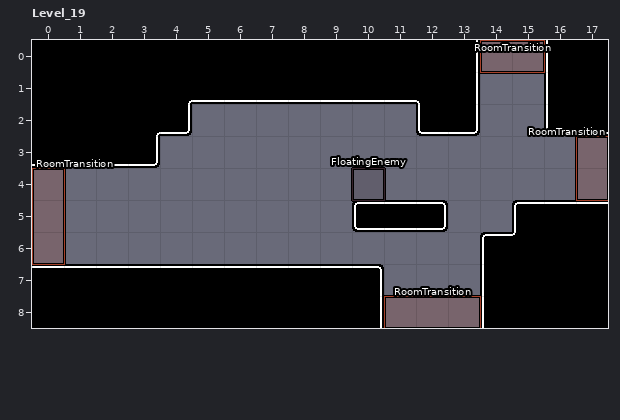
LDtk project, stored at source/levels/world.ldtk. The picture above is the old version.
Cells are 32x32 px. Shown: Level_19 x 0..17, y 0..8.
The result:
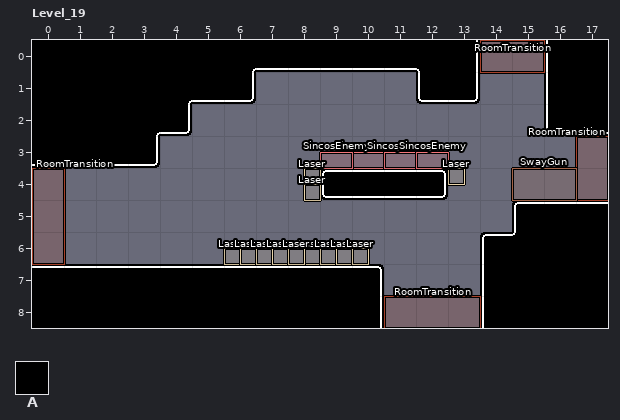
Key: from "Walls": A 1.
_ is an empty cell, . an unchanged one.
Objects are placed by their top-left corner, in cells (3,4 is the top-left corner of cell 3,4); size is 1x1 cell unless given.
Commit message: Added SwayGun but it seriously affects performance
What changed:
--- layer "Walls"
@@ x 7..13 @@
-1 AAAAA..
-2 .....AA
+1 _____..
+2 .....__
@@ x 9..12 @@
-4 ____
-5 .AAA
+4 AAAA
+5 .___
--- layer "Entities"
+"Laser" rectangle at 8.5,6.5 size 0.5x0.5
+"Laser" rectangle at 9,6.5 size 0.5x0.5
+"Laser" rectangle at 9.5,6.5 size 0.5x0.5
+"Laser" rectangle at 10,6.5 size 0.5x0.5
+"Laser" rectangle at 6,6.5 size 0.5x0.5
+"Laser" rectangle at 6.5,6.5 size 0.5x0.5
+"Laser" rectangle at 7,6.5 size 0.5x0.5
+"Laser" rectangle at 7.5,6.5 size 0.5x0.5
+"Laser" rectangle at 8,6.5 size 0.5x0.5
+"SwayGun" rectangle at 15,4 size 2x1
+"SincosEnemy" rectangle at 10,3.5 size 1x0.5
+"Laser" rectangle at 8.5,4 size 0.5x0.5
+"Laser" rectangle at 8.5,4.5 size 0.5x0.5
+"Laser" rectangle at 13,4 size 0.5x0.5
+"SincosEnemy" rectangle at 9,3.5 size 1x0.5
+"SincosEnemy" rectangle at 11,3.5 size 1x0.5
+"SincosEnemy" rectangle at 12,3.5 size 1x0.5
-"FloatingEnemy" rectangle at 10,4
